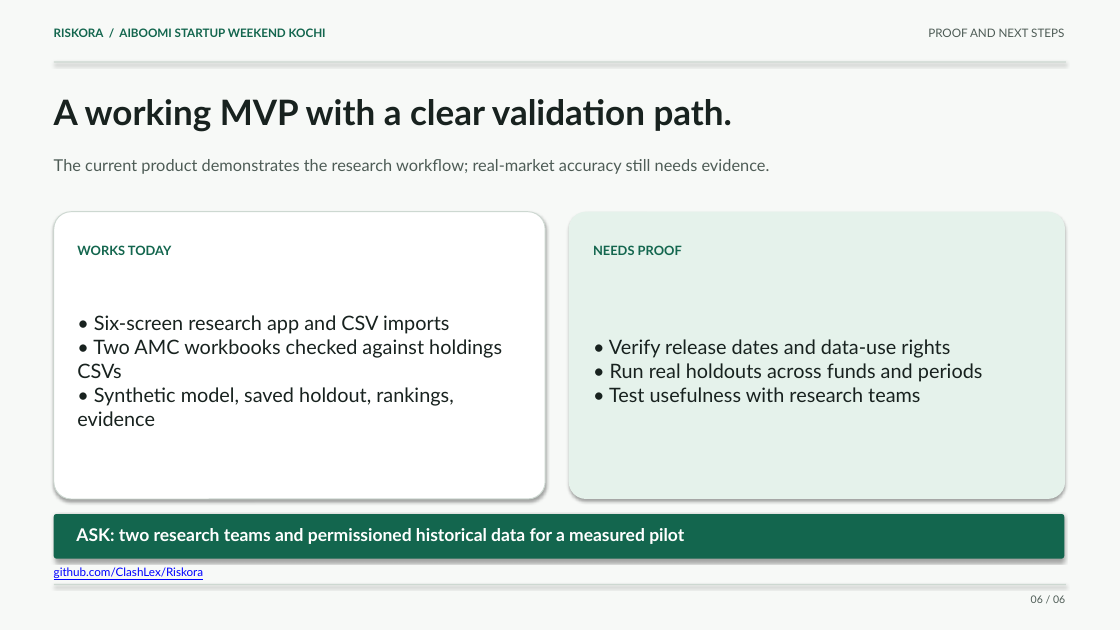
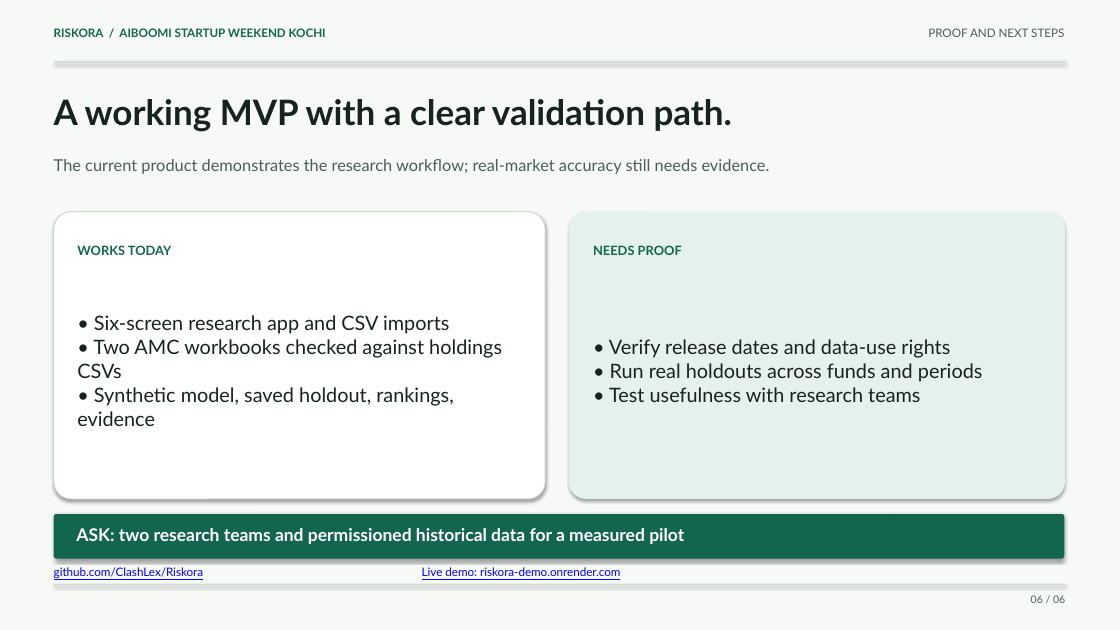
Before and after one commit to ClashLex/Riskora, a slide deck: slide 6 of docs/event-submission/Riskora-pitch-deck.pptx. Drawn at 1120x630 pixels with LibreOffice and Linux fonts; fonts in the diff are those of the drawing. Boxes give left, top, right and bottom in pixels: in the first picture for what was removed or moved away, otherwise in the second. Text is boxed around its words. In the diff, an @@ line names an element or a change of style, - is before the commit and + after.

```diff
--- a/docs/event-submission/Riskora-pitch-deck.pptx
+++ b/docs/event-submission/Riskora-pitch-deck.pptx
@@ text added at [422, 567, 620, 576], 10 pt, text #0000FF, underline @@
+Live demo: riskora-demo.onrender.com
```
Also in this commit, not shown: 20 other files.
